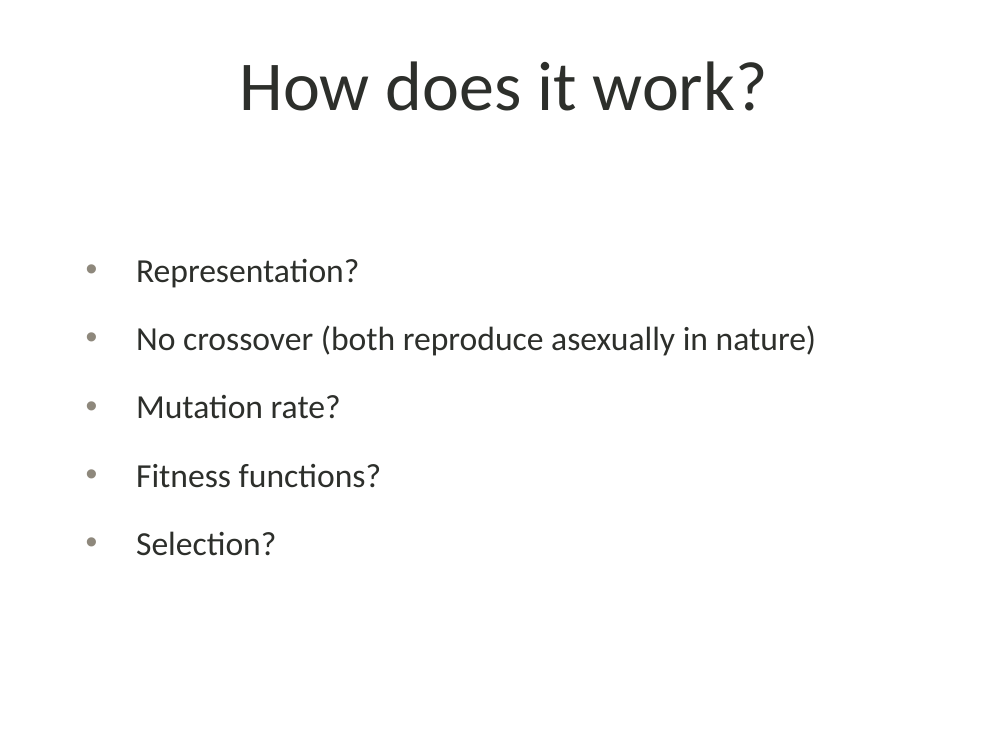
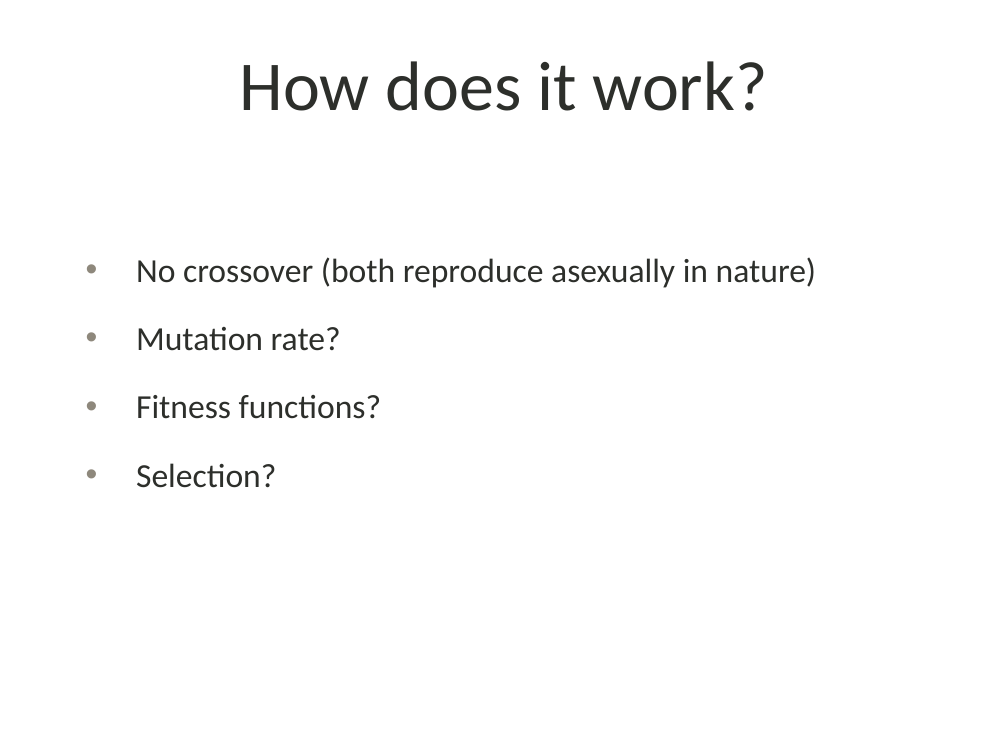
Before and after one commit to shankl/EvoComp_FinalProject, a slide deck: slide 11 of presentation.pptx (slide 9 before the commit). Drawn at 1008x756 pixels with LibreOffice and Linux fonts; fonts in the diff are those of the drawing; background and template pictures are left out. Boxes give left, top, right and bottom in pixels: in the first picture for what was removed or moved away, otherwise in the second. Text is boxed around its words. In the diff, an @@ line names an element or a change of style, - is before the commit and + after.

```diff
--- a/presentation.pptx
+++ b/presentation.pptx
@@ text at (x1=136, y1=259, x2=359, y2=288): paragraph removed @@
-• Representation?
```
Also in this commit, not shown: 2 other slides changed, 2 slides added, 2 other files.
